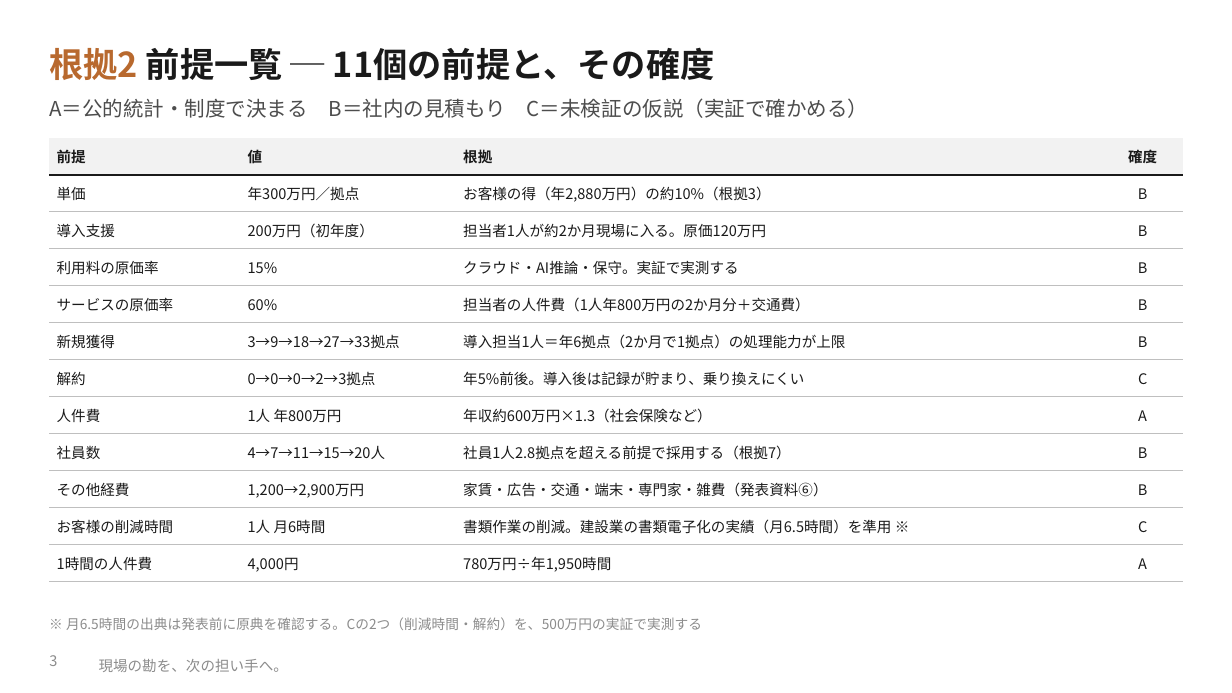
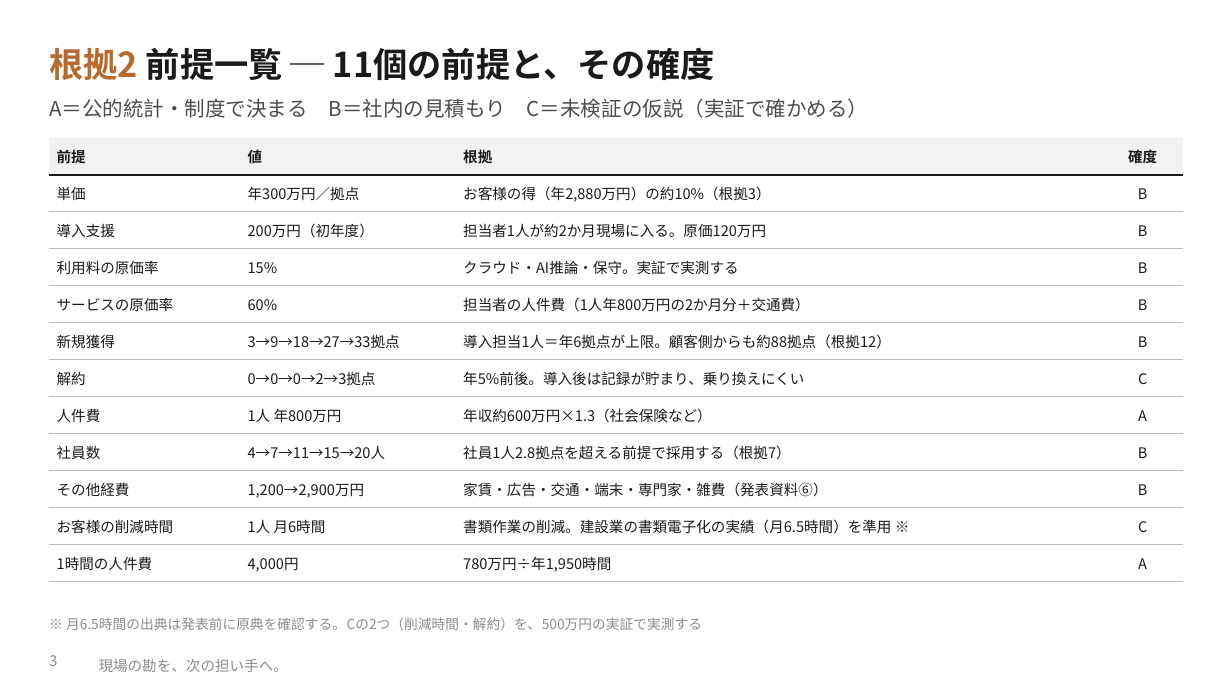
Before and after one commit to SEITOSHIKI/-ai-commute-audio-, a slide deck: slide 3 of deck/令和の虎_理論武装版_数字の根拠.pptx. Drawn at 1232x693 pixels with LibreOffice and Linux fonts; fonts in the diff are those of the drawing; background and template pictures are left out. Boxes give left, top, right and bottom in pixels: in the first picture for what was removed or moved away, otherwise in the second. Text is boxed around its words. In the diff, an @@ line names an element or a change of style, - is before the commit and + after.

```diff
--- a/deck/令和の虎_理論武装版_数字の根拠.pptx
+++ b/deck/令和の虎_理論武装版_数字の根拠.pptx
@@ table at box(49, 138, 1183, 576) @@
-row 6, column 3: 導入担当1人＝年6拠点（2か月で1拠点）の処理能力が上限
+row 6, column 3: 導入担当1人＝年6拠点が上限。顧客側からも約88拠点（根拠12）
```
Also in this commit, not shown: 5 other slides changed, 1 slide added, 16 other files.
